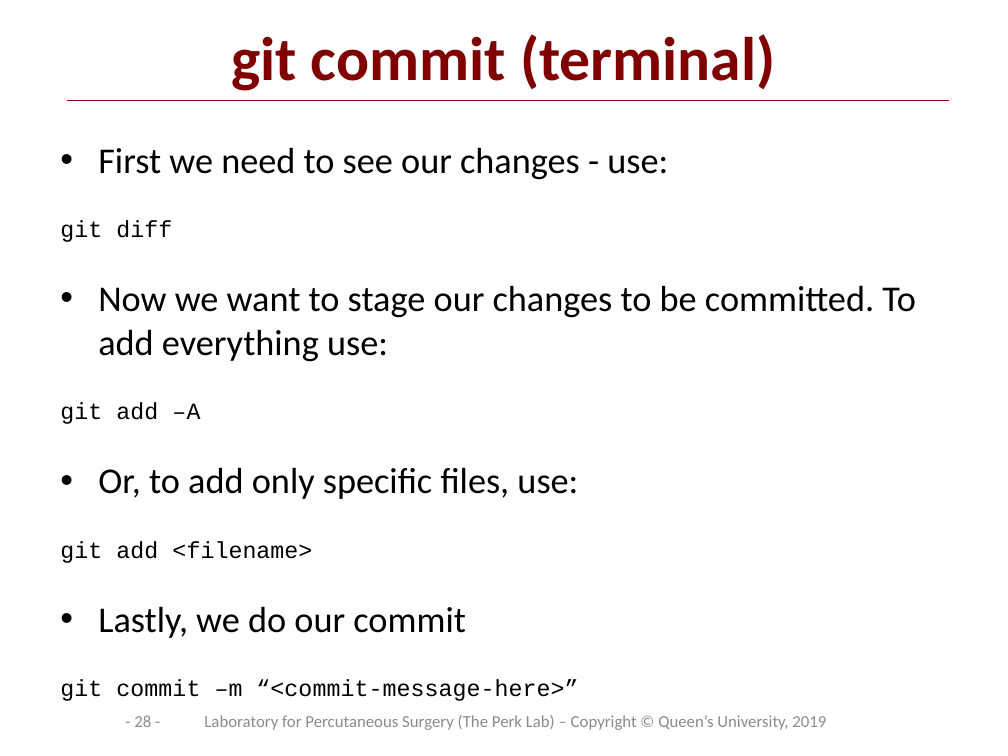
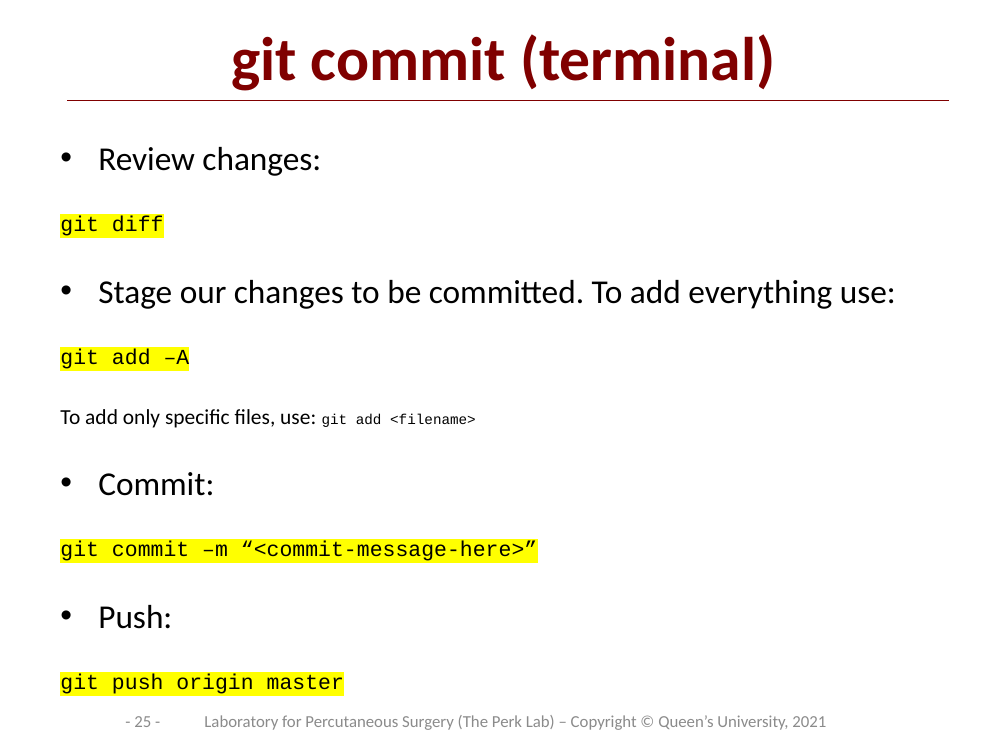
Before and after one commit to PerkLab/PerkLabBootcamp, a slide deck: slide 25 of Doc/day1_2_PerkLabProjectManagement.pptx (slide 28 before the commit). Drawn at 1008x756 pixels with LibreOffice and Linux fonts; fonts in the diff are those of the drawing; background and template pictures are left out. Boxes give left, top, right and bottom in pixels: in the first picture for what was removed or moved away, otherwise in the second. Text is boxed around its words. In the diff, an @@ line names an element or a change of style, - is before the commit and + after.

```diff
--- a/Doc/day1_2_PerkLabProjectManagement.pptx
+++ b/Doc/day1_2_PerkLabProjectManagement.pptx
@@ text at [98,147,321,176]: text changed; size 25.9 to 23.8 pt @@
-• First we need to see our changes - use:
+• Review changes:
@@ text at [60,216,537,561]: size 16.6 to 15.3 pt, highlight none to #FFFF00 in "git diff", "git add –A", "git commit –m “<commit-message-here>”" @@
@@ text at [98,280,896,309]: text changed; size 25.9 to 23.8 pt @@
-• Now we want to stage our changes to be committed. To add everything use:
+• Stage our changes to be committed. To add everything use:
@@ text at [60,409,476,496]: text changed; size 25.9 to 15.3 pt @@
-• Or, to add only specific files, use:
-git add <filename>
-• Lastly, we do our commit
+To add only specific files, use: git add <filename>
+• Commit:
@@ text at [60,605,344,694]: paragraphs added @@
+• Push:
+git push origin master
@@ page number at [134,716,151,727]: text changed @@
-- 28 -
+- 25 -
@@ text at [204,715,826,730]: text changed @@
-Laboratory for Percutaneous Surgery (The Perk Lab) – Copyright © Queen’s University, 2019
+Laboratory for Percutaneous Surgery (The Perk Lab) – Copyright © Queen’s University, 2021
```
Also in this commit, not shown: 29 other slides changed, 6 slides added, 7 slides removed, 6 other files.
